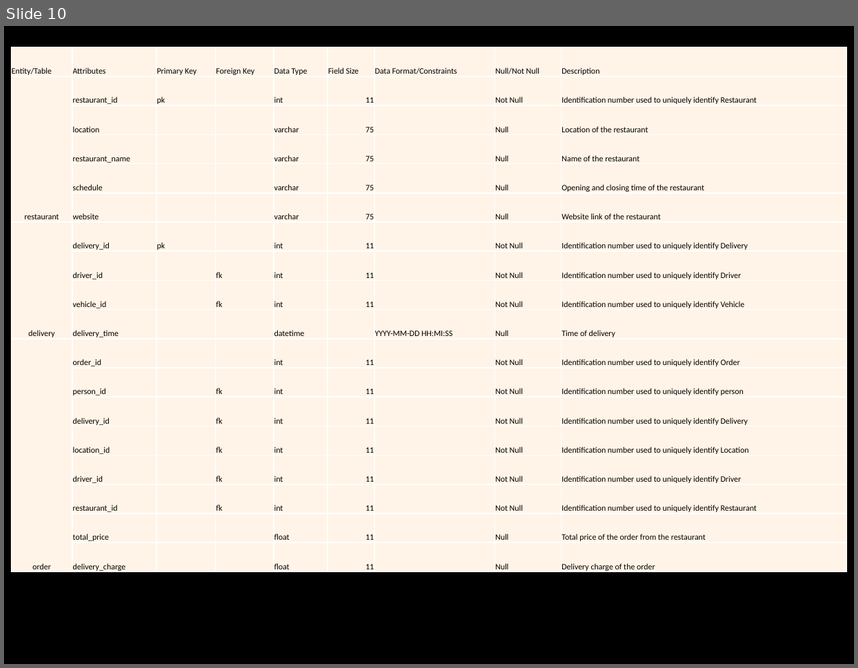
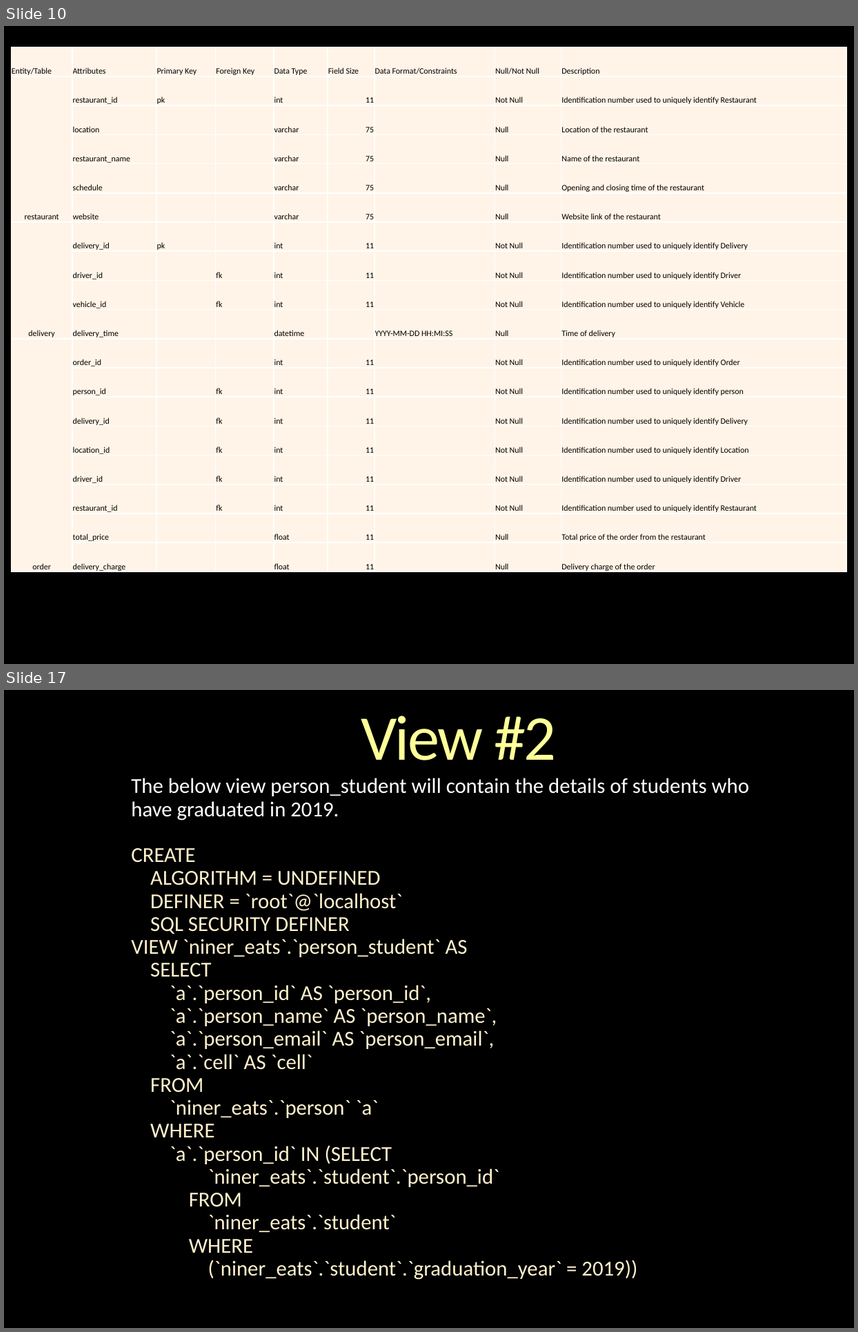
Before and after one commit to dhananjay-arora/Database-System, a slide deck: Group7.pptx. Shown one above the other, each under a label of ours: slide 10 before the commit, slides 10 and 17 after it; the slides between them are not shown. The pictures are 858x668 and 858x1332 pixels, drawn with LibreOffice and Linux fonts; fonts in the diff are those of the drawing; background and template pictures are left out. Boxes give left, top, right and bottom in pixels: in the first picture for what was removed or moved away, otherwise in the second. Text is boxed around its words. In the diff, an @@ line names an element or a change of style, - is before the commit and + after.

```diff
--- a/Group7.pptx
+++ b/Group7.pptx
@@ slide 17 added at box(4, 690, 854, 1328), background picture (left out) @@
@@ title added at box(361, 716, 556, 760), 54 pt, text gradient #FFFFB9 to #FFFF99 to #F6AE1E @@
+View #2
@@ subtitle added at box(131, 778, 749, 1279), 18 pt, text #FFF2CC @@
+The below view person_student will contain the details of students who have graduated in 2019.
+CREATE
+ALGORITHM = UNDEFINED
+DEFINER = `root`@`localhost`
+SQL SECURITY DEFINER
+VIEW `niner_eats`.`person_student` AS
+SELECT
+`a`.`person_id` AS `person_id`,
+`a`.`person_name` AS `person_name`,
+`a`.`person_email` AS `person_email`,
+`a`.`cell` AS `cell`
+FROM
+`niner_eats`.`person` `a`
+WHERE
+`a`.`person_id` IN (SELECT
+`niner_eats`.`student`.`person_id`
+FROM
+`niner_eats`.`student`
+WHERE
+(`niner_eats`.`student`.`graduation_year` = 2019))
```
Also in this commit, not shown: 1 slide changed, 9 other slides added, 1 other file.
